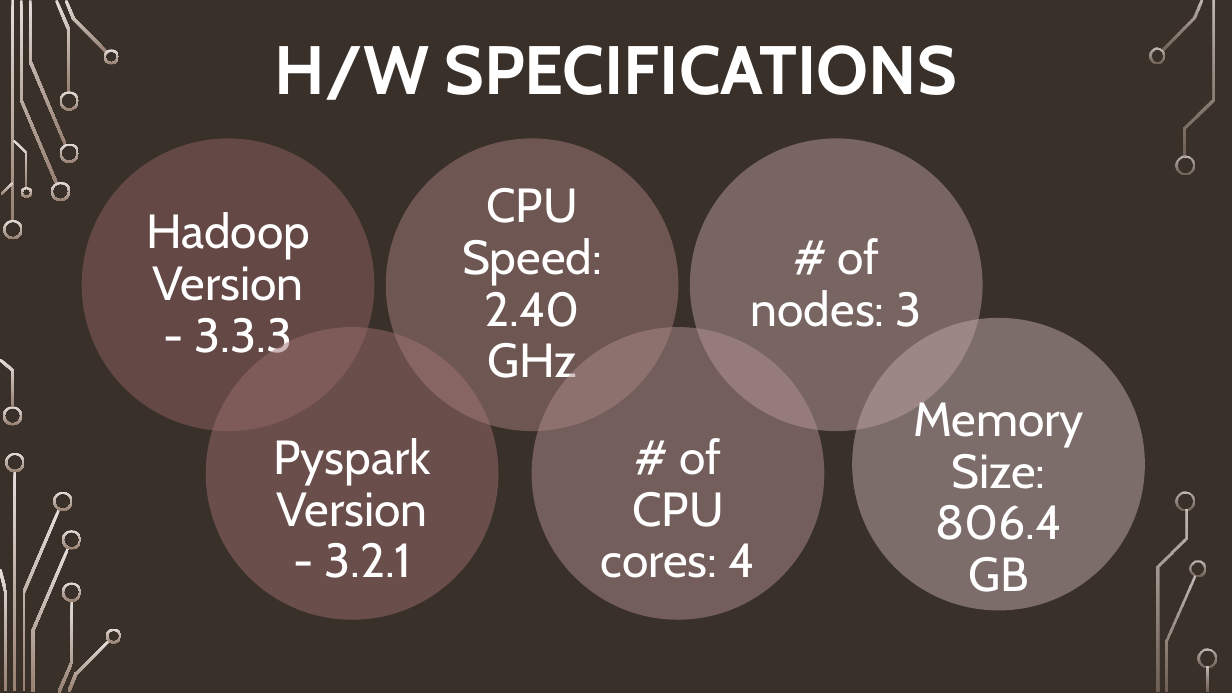
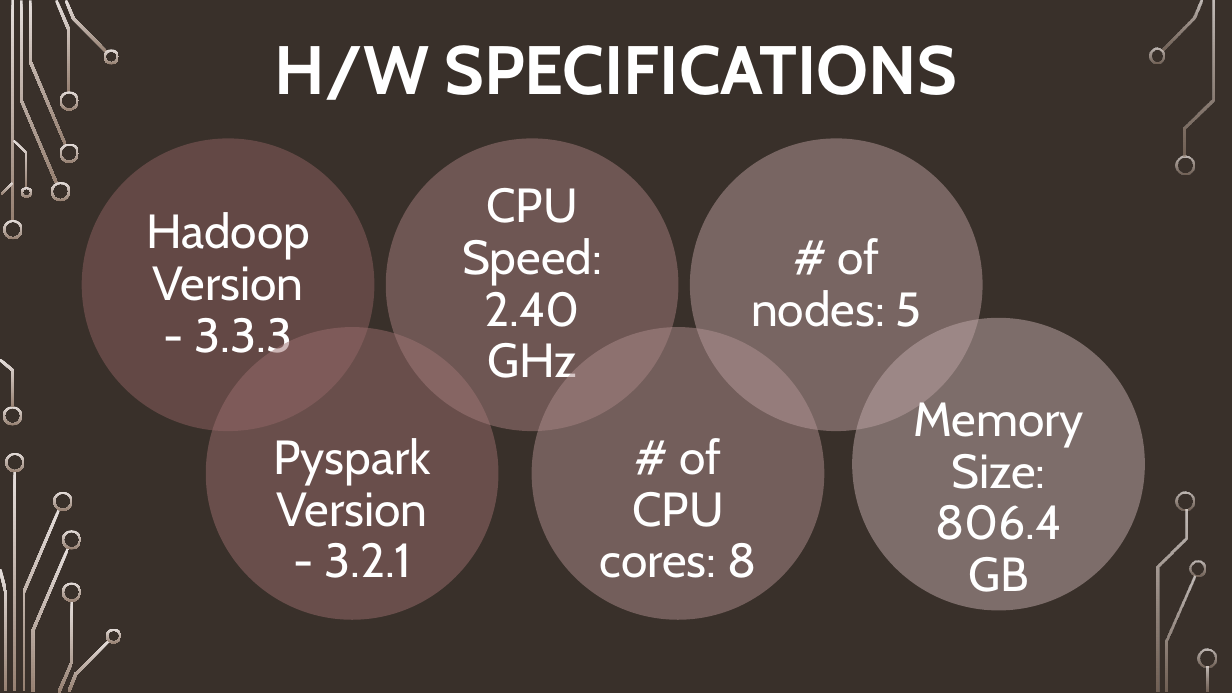
Before and after one commit to zalak2306/US_College_Net_Price_Prediction_ML_Regression_Models, a slide deck: slide 3 of CIS 5560 - Group 2 - US College Scorecard.pptx. Drawn at 1232x693 pixels with LibreOffice and Linux fonts; fonts in the diff are those of the drawing; background and template pictures are left out. Boxes give left, top, right and bottom in pixels: in the first picture for what was removed or moved away, otherwise in the second. Text is boxed around its words. In the diff, an @@ line names an element or a change of style, - is before the commit and + after.

Commit message:
Uploading PPT

```diff
--- a/CIS 5560 - Group 2 - US College Scorecard.pptx
+++ b/CIS 5560 - Group 2 - US College Scorecard.pptx
@@ text at [751,238,922,327]: text changed @@
-# of nodes: 3
+# of nodes: 5
@@ text at [600,438,756,578]: text changed @@
-# of CPU cores: 4
+# of CPU cores: 8
```
